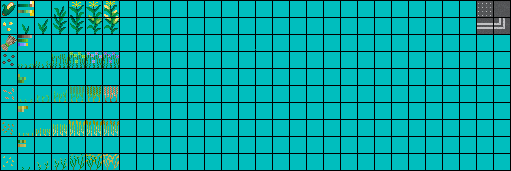
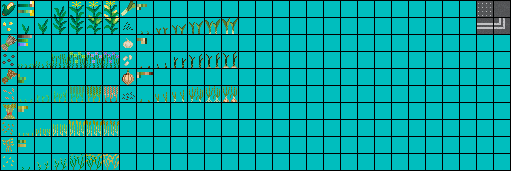
Before/after of a w=511, h=171 layered artwork. What changed in the layer stack:
added layer "barley" in group "barley_crop" over box(3, 103, 16, 119)
added group "leek_crop" with 9 layers above "garlic_crop" over box(121, 1, 238, 34)
added layer "leek_stage5" in group "leek_crop" over box(222, 18, 238, 34)
added layer "leek_stage4" in group "leek_crop" over box(205, 19, 220, 34)
added layer "leek_stage3" in group "leek_crop" over box(189, 21, 203, 34)
added layer "leek_stage2" in group "leek_crop" over box(172, 24, 186, 34)
added layer "leek" in group "leek_crop" over box(121, 1, 136, 16)
added group "garlic_crop" with 9 layers above "oat_crop" over box(123, 38, 237, 68)
added layer "garlic_stage5" in group "garlic_crop" over box(223, 52, 237, 68)
added layer "garlic_stage4" in group "garlic_crop" over box(206, 53, 220, 68)
added layer "garlic_stage3" in group "garlic_crop" over box(189, 54, 203, 68)
added layer "garlic_stage2" in group "garlic_crop" over box(174, 57, 186, 68)
added layer "garlic_seeds" in group "garlic_crop" over box(123, 55, 132, 66)
added layer "garlic" in group "garlic_crop" over box(123, 38, 133, 48)
added layer "oats" in group "oat_crop" over box(2, 138, 14, 152)
added group "onion_crop" with 9 layers above "rye_crop" over box(122, 69, 237, 102)
added layer "onion_stage5" in group "onion_crop" over box(223, 86, 237, 102)
added layer "onion_stage4" in group "onion_crop" over box(206, 86, 220, 102)
added layer "onion_stage3" in group "onion_crop" over box(189, 87, 203, 102)
added layer "onion_stage2" in group "onion_crop" over box(172, 90, 184, 102)
added layer "onion_stage1" in group "onion_crop" over box(155, 92, 167, 102)
added layer "onion_seeds" in group "onion_crop" over box(122, 92, 135, 100)
added layer "onion" in group "onion_crop" over box(122, 69, 134, 85)
painted on "rye" over box(2, 69, 17, 84)
…and 9 more changes (9 added)
